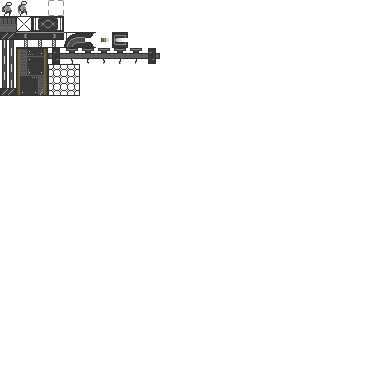
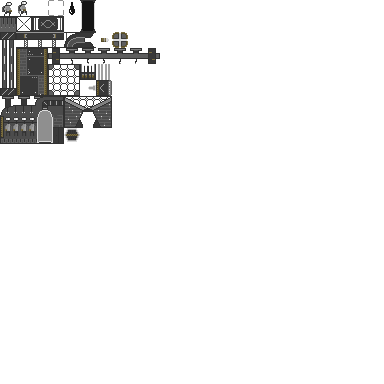
Before/after of a (384, 384) layered artwork. What changed in the layer stack:
renamed "Layer 4" to "Layer 5", painted on it over [0, 0, 128, 144]
